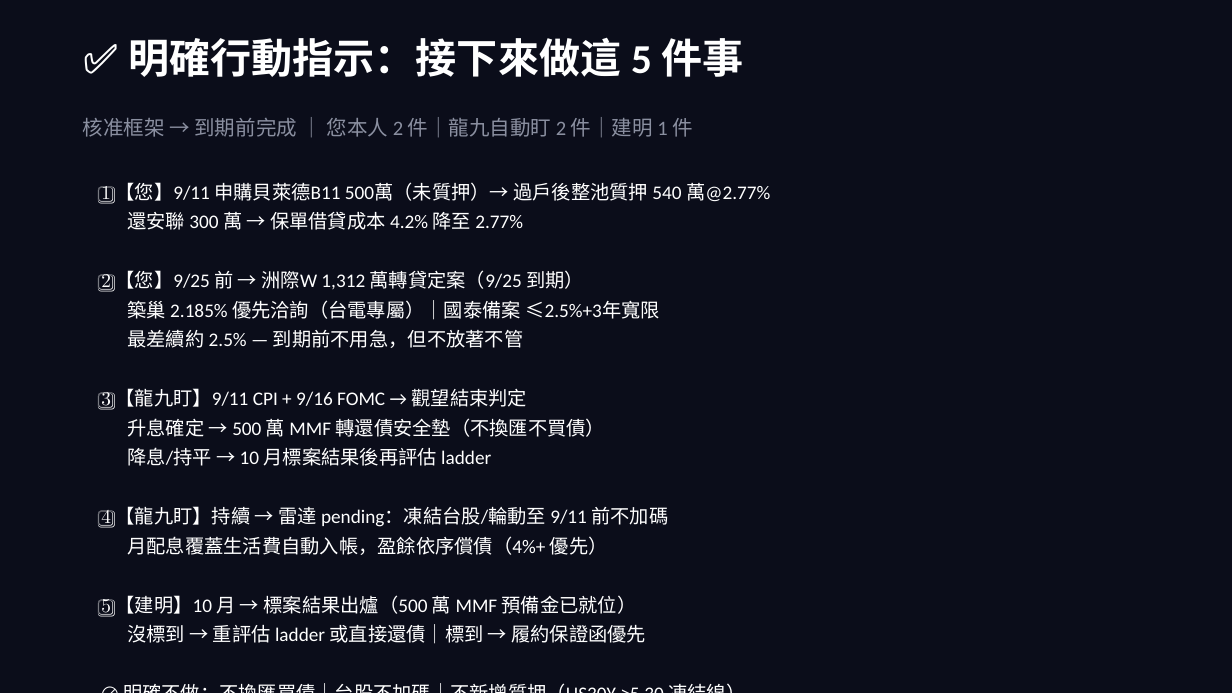
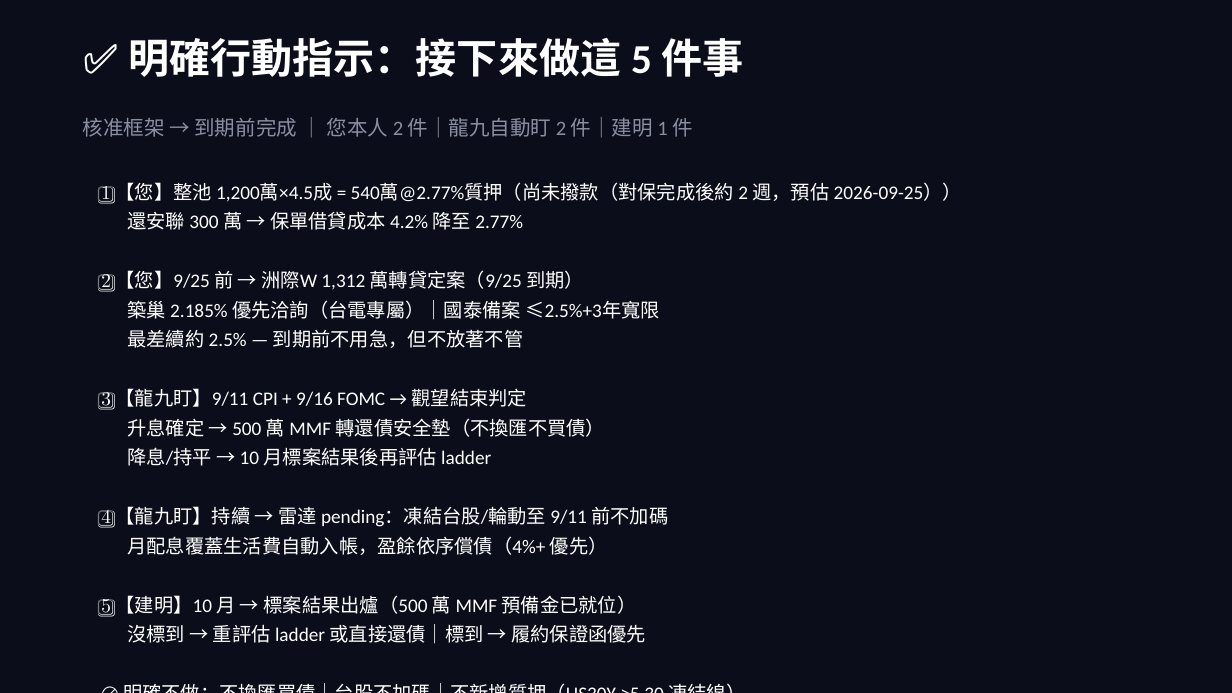
Before and after one commit to b0988321088/longjiu-dashboard-2, a slide deck: slide 10 of 大轉向資產配置策略_final.pptx. Drawn at 1232x693 pixels with LibreOffice and Linux fonts; fonts in the diff are those of the drawing. Boxes give left, top, right and bottom in pixels: in the first picture for what was removed or moved away, otherwise in the second. Text is boxed around its words. In the diff, an @@ line names an element or a change of style, - is before the commit and + after.

Commit message:
data+purity: 清除舊質押口徑殘留（MMF=標案預備金／700萬池押350萬／押標金由質押餘額）＋刪除 5 個測試垃圾頁

```diff
--- a/大轉向資產配置策略_final.pptx
+++ b/大轉向資產配置策略_final.pptx
@@ text at bbox=[101, 182, 962, 204]: text changed @@
-1️⃣ 【您】9/11 申購貝萊德B11 500萬（未質押）→ 過戶後整池質押 540 萬@2.77%
+1️⃣ 【您】整池 1,200萬×4.5成 = 540萬@2.77%質押（尚未撥款（對保完成後約 2 週，預估 2026-09-25））
```
Also in this commit, not shown: 9 other slides changed, 13 other files.
